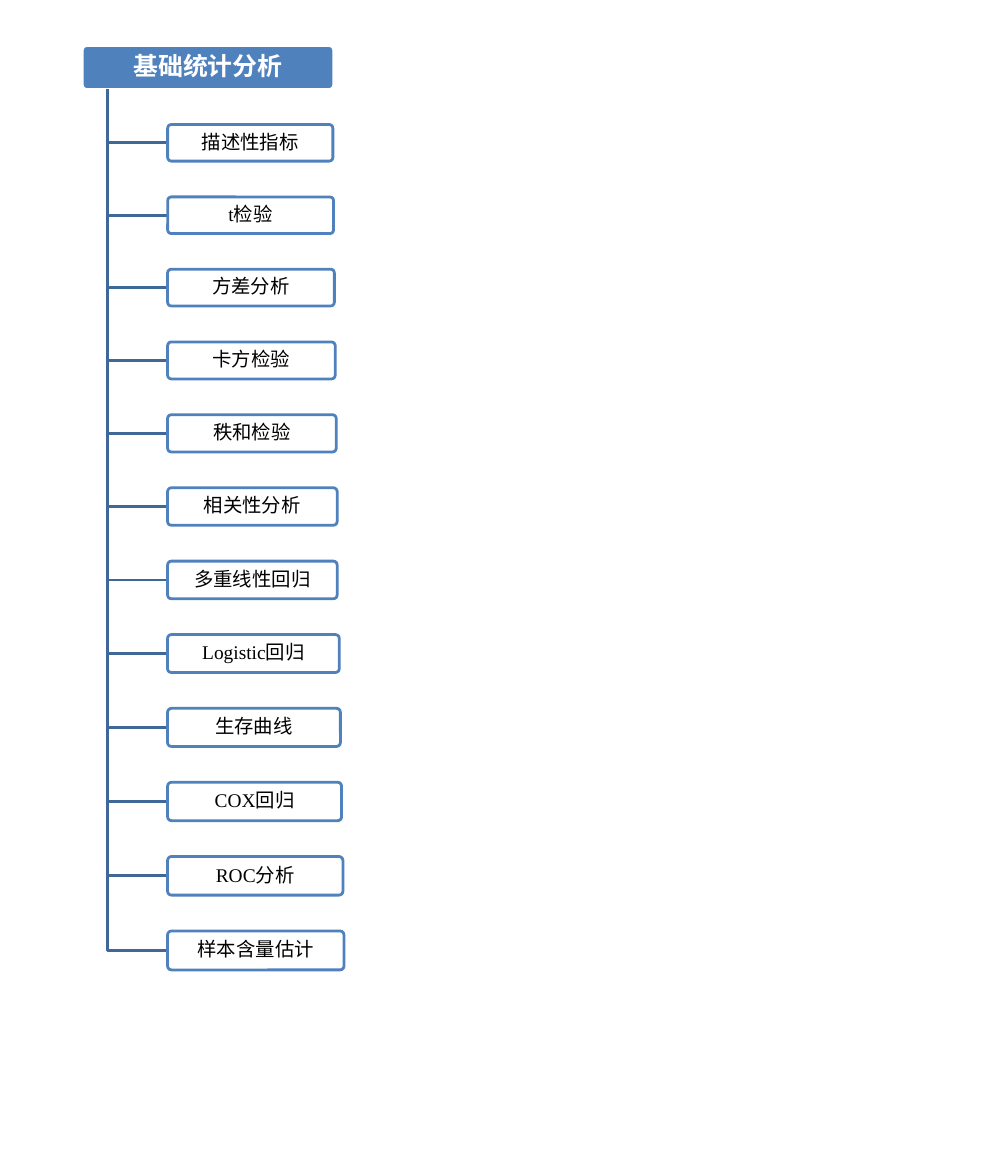
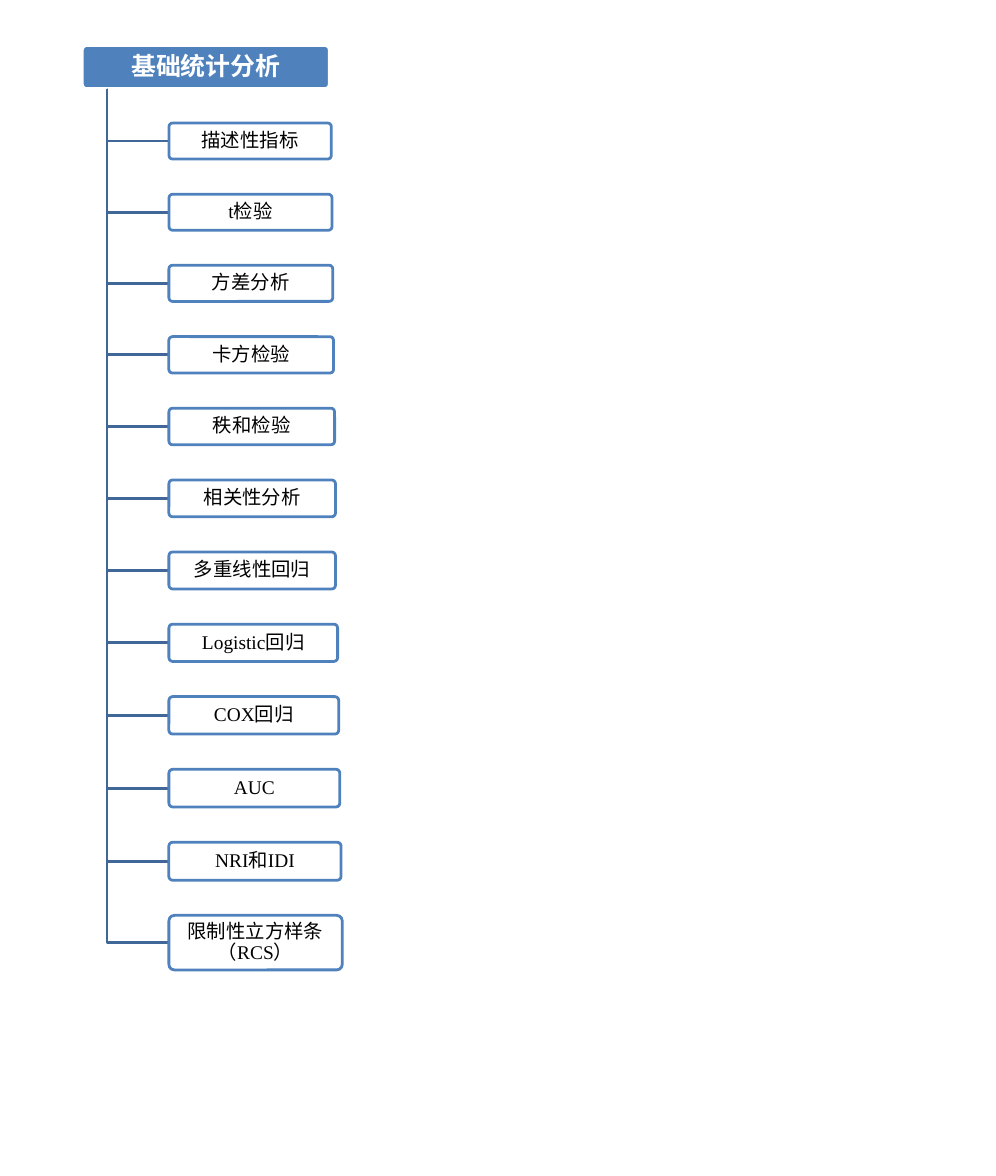
Before and after one commit to YanqiangLu1/luyanqiang3, a slide deck: slide 1 of image/基础统计分析和高维图片.pptx. Drawn at 996x1176 pixels with LibreOffice and Linux fonts; fonts in the diff are those of the drawing. Boxes give left, top, right and bottom in pixels: in the first picture for what was removed or moved away, otherwise in the second. Text is boxed around its words. In the diff, an @@ line names an element or a change of style, - is before the commit and + after.

```diff
--- a/image/基础统计分析和高维图片.pptx
+++ b/image/基础统计分析和高维图片.pptx
@@ rounded rectangle: place and size @@
-rounded rectangle at box(83, 46, 334, 90)
+rounded rectangle at box(83, 46, 330, 89)
@@ freeform shape: place and size @@
-freeform shape at box(108, 90, 167, 951)
+freeform shape at box(107, 89, 168, 943)
@@ freeform shape: place and size @@
-freeform shape at box(108, 90, 167, 288)
+freeform shape at box(107, 89, 168, 284)
@@ freeform shape at box(107, 89, 168, 212): outline redrawn @@
@@ freeform shape at box(107, 89, 168, 141): outline redrawn @@
@@ freeform shape: place and size @@
-freeform shape at box(108, 90, 167, 361)
+freeform shape at box(107, 89, 168, 355)
@@ freeform shape: place and size @@
-freeform shape at box(108, 90, 167, 433)
+freeform shape at box(107, 89, 168, 426)
@@ freeform shape: place and size @@
-freeform shape at box(108, 90, 167, 507)
+freeform shape at box(107, 89, 168, 499)
@@ freeform shape: place and size @@
-freeform shape at box(108, 90, 167, 581)
+freeform shape at box(107, 89, 168, 571)
@@ freeform shape: place and size @@
-freeform shape at box(108, 90, 167, 654)
+freeform shape at box(107, 89, 168, 643)
@@ freeform shape: place and size @@
-freeform shape at box(108, 90, 167, 728)
+freeform shape at box(107, 89, 168, 716)
@@ freeform shape: place and size @@
-freeform shape at box(108, 90, 167, 802)
+freeform shape at box(107, 89, 168, 789)
@@ freeform shape: place and size @@
-freeform shape at box(108, 90, 167, 876)
+freeform shape at box(107, 89, 168, 862)
@@ 4 rounded rectangles, 3 texts: place and size @@
-4 rounded rectangles, 3 texts at box(167, 197, 336, 452)
+4 rounded rectangles, 3 texts at box(169, 194, 335, 445)
@@ 4 rounded rectangles, 3 texts: place and size @@
-4 rounded rectangles, 3 texts at box(167, 488, 341, 746)
+4 rounded rectangles, 3 texts at box(169, 480, 340, 735)
@@ text "COX回归": place and size @@
-text "COX回归" at box(215, 792, 295, 809)
+text "COX回归" at box(214, 706, 294, 723)
@@ text removed at box(215, 716, 293, 735) @@
-生存曲线
@@ rounded rectangle: place and size @@
-rounded rectangle at box(167, 783, 342, 822)
+rounded rectangle at box(169, 770, 341, 808)
@@ text added at box(234, 781, 275, 795), 14 pt, text #000000 @@
+AUC
@@ rounded rectangle: place and size @@
-rounded rectangle at box(167, 857, 343, 895)
+rounded rectangle at box(169, 843, 342, 880)
@@ text added at box(215, 852, 295, 869), 14 pt, text #000000 @@
+NRI和IDI
@@ text removed at box(216, 867, 295, 884) @@
-ROC分析
@@ rounded rectangle: place and size @@
-rounded rectangle at box(167, 931, 344, 970)
+rounded rectangle at box(169, 916, 343, 971)
@@ text added at box(188, 921, 324, 961), 14 pt, text #000000 @@
+限制性立方样条（RCS）
@@ text removed at box(198, 939, 314, 958) @@
-样本含量估计
```
Also in this commit, not shown: 1 other slide changed, 1 slide added, 29 other files.
